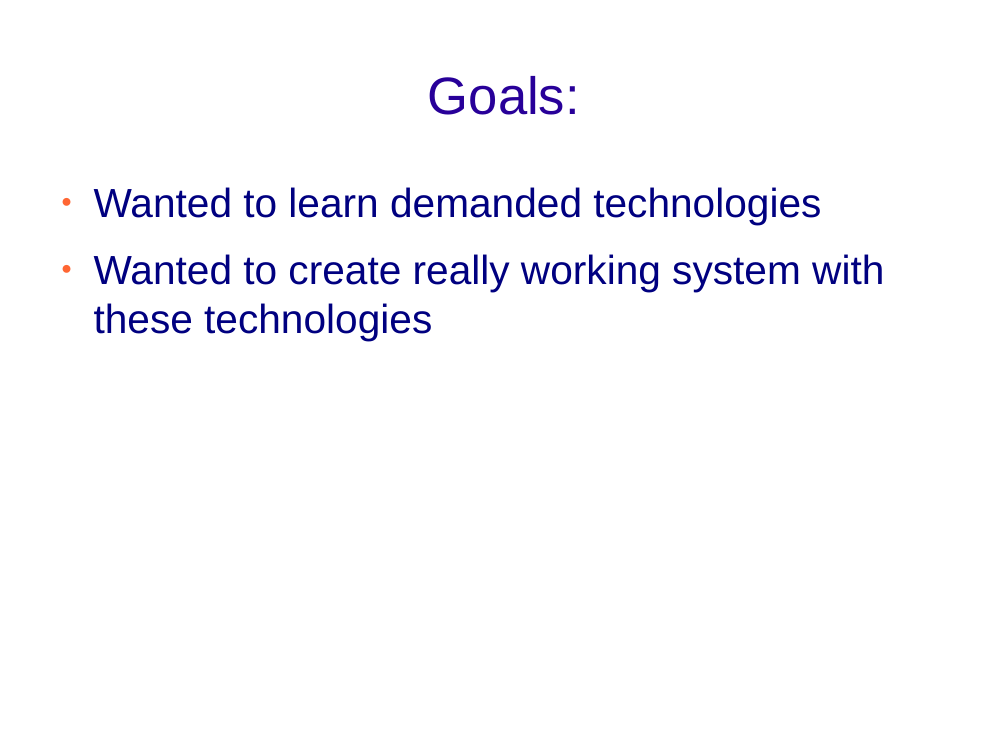
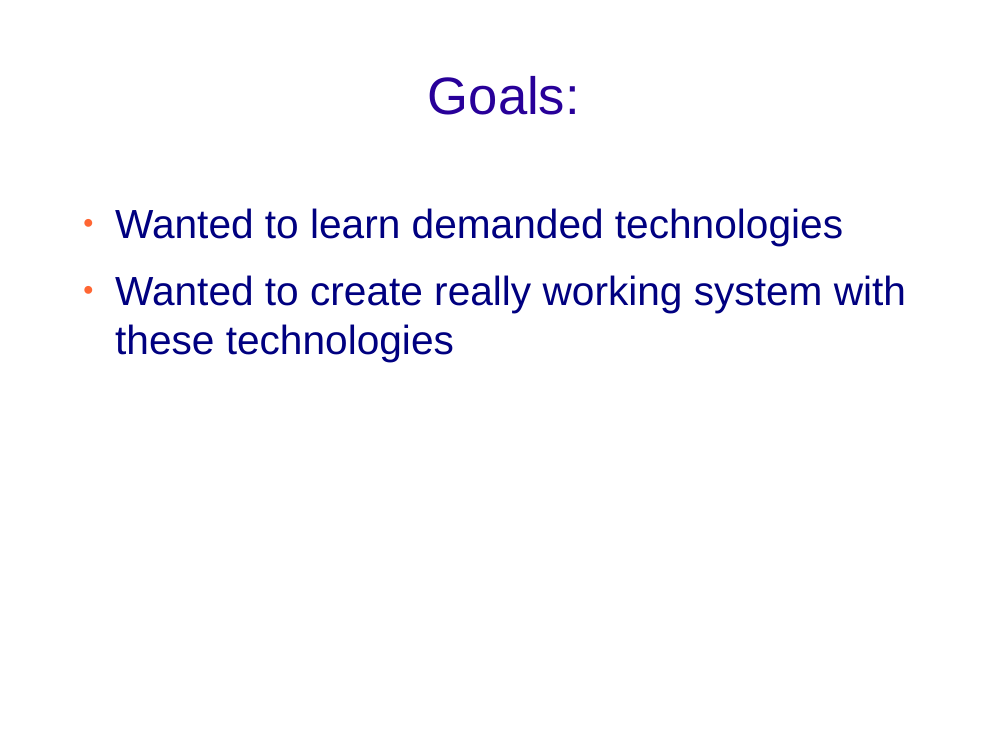
Before and after one commit to luhmirin-s/PFM, a slide deck: slide 2 of DOCS/presentation.odp. Drawn at 1008x756 pixels with LibreOffice and Linux fonts; fonts in the diff are those of the drawing; background and template pictures are left out. Boxes give left, top, right and bottom in pixels: in the first picture for what was removed or moved away, otherwise in the second. Text is boxed around its words. In the diff, an @@ line names an element or a change of style, - is before the commit and + after.

Commit message:
presentation commit

```diff
--- a/DOCS/presentation.odp
+++ b/DOCS/presentation.odp
@@ text "Wanted to learn demanded technologies": place and size @@
-text "Wanted to learn demanded technologies" at (94,187,884,340)
+text "Wanted to learn demanded technologies" at (115,208,906,361)
```
Also in this commit, not shown: 6 other slides changed, 8 slides added, 1 slide removed, 1 other file.
